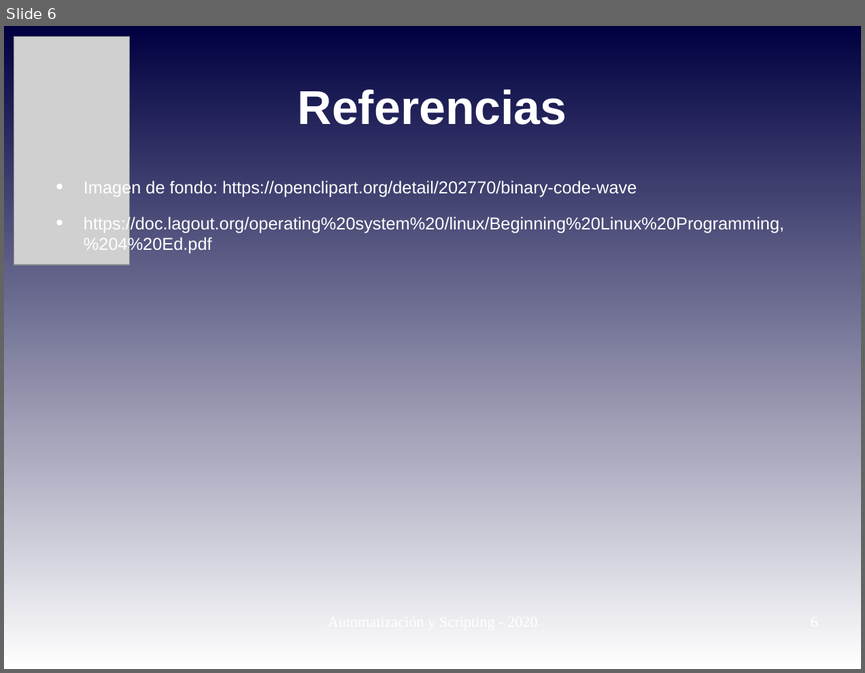
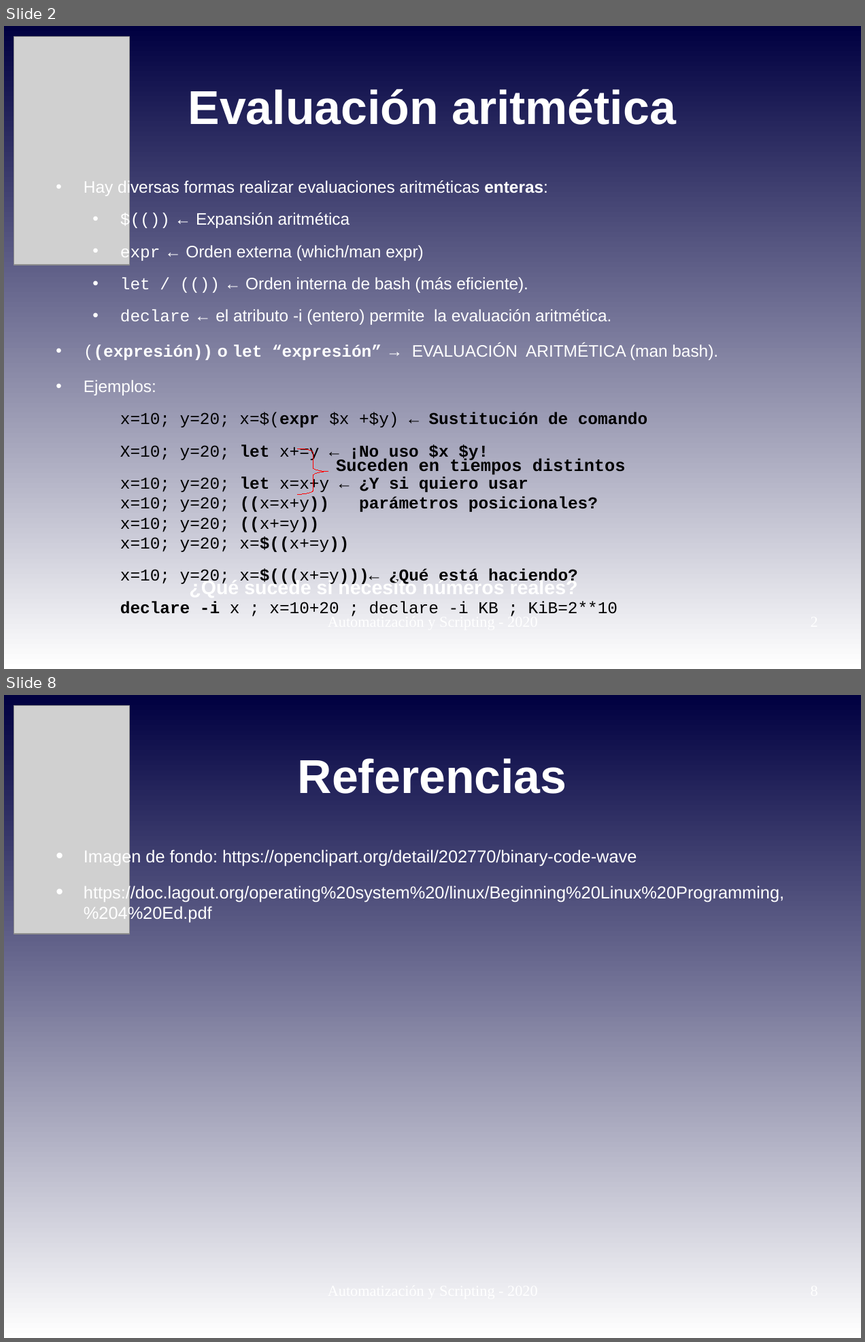
Before and after one commit to niniadcobre/-AutoyScripting, a slide deck: clases/AYS_clase07.odp. Shown one above the other, each under a label of ours: slide 6 before the commit, slides 2 and 8 after it; the slides between them are not shown. The pictures are 865x673 and 865x1342 pixels, drawn with LibreOffice and Linux fonts; fonts in the diff are those of the drawing; grey boxes stand for pictures. Boxes give left, top, right and bottom in pixels: in the first picture for what was removed or moved away, otherwise in the second. Text is boxed around its words. In the diff, an @@ line names an element or a change of style, - is before the commit and + after.

```diff
--- a/clases/AYS_clase07.odp
+++ b/clases/AYS_clase07.odp
@@ slide 2 added at (4,26,861,669), background gradient #000040 to #FFFFFF @@
@@ picture added at (14,37,129,265) @@
@@ title added at (188,89,676,125), 44 pt, text #FFFFFF, bold @@
+Evaluación aritmética
@@ text added at (84,179,718,614), 15.4 pt, text #FFFFFF @@
+• Hay diversas formas realizar evaluaciones aritméticas enteras:
+  • $(()) ← Expansión aritmética
+  • expr ← Orden externa (which/man expr)
+  • let / (()) ← Orden interna de bash (más eficiente).
+  • declare ← el atributo -i (entero) permite la evaluación aritmética.
+• ((expresión)) o let “expresión” → EVALUACIÓN ARITMÉTICA (man bash).
+• Ejemplos:
+  x=10; y=20; x=$(expr $x +$y) ← Sustitución de comando
+  X=10; y=20; let x+=y ← ¡No uso $x $y!
+  x=10; y=20; let x=x+y ← ¿Y si quiero usar
+  x=10; y=20; ((x=x+y)) parámetros posicionales?
+  x=10; y=20; ((x+=y))
+  x=10; y=20; x=$((x+=y))
+  x=10; y=20; x=$(((x+=y)))← ¿Qué está haciendo?
+  declare -i x ; x=10+20 ; declare -i KB ; KiB=2**10
@@ freeform shape added at (298,448,328,494), outline #FF0000 0 pt @@
@@ text added at (336,458,626,475), 16 pt, text #000000, bold @@
+Suceden en tiempos distintos
@@ text added at (189,578,578,584), 18 pt, text #FFFFFF, bold @@
+¿Qué sucede si necesito números reales?
@@ text added at (328,613,538,630), 14 pt, text #FFFFFF @@
+Automatización y Scripting - 2020
@@ what was slide 6 is now slide 8 @@
```
Also in this commit, not shown: 1 slide changed, 5 other slides added, 4 slides removed, 3 other files.
